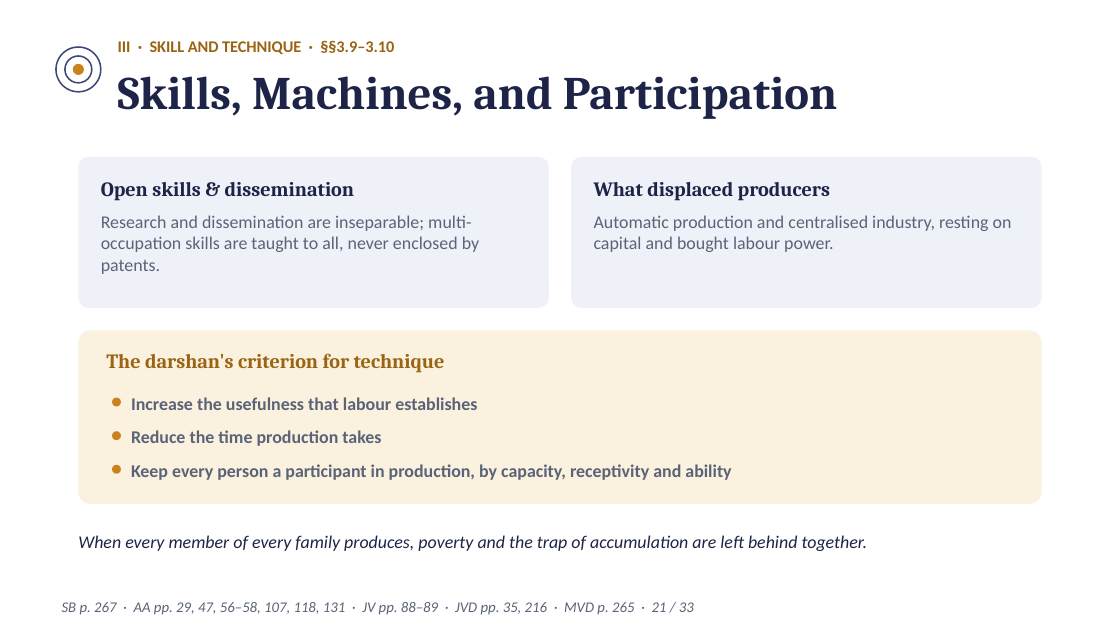
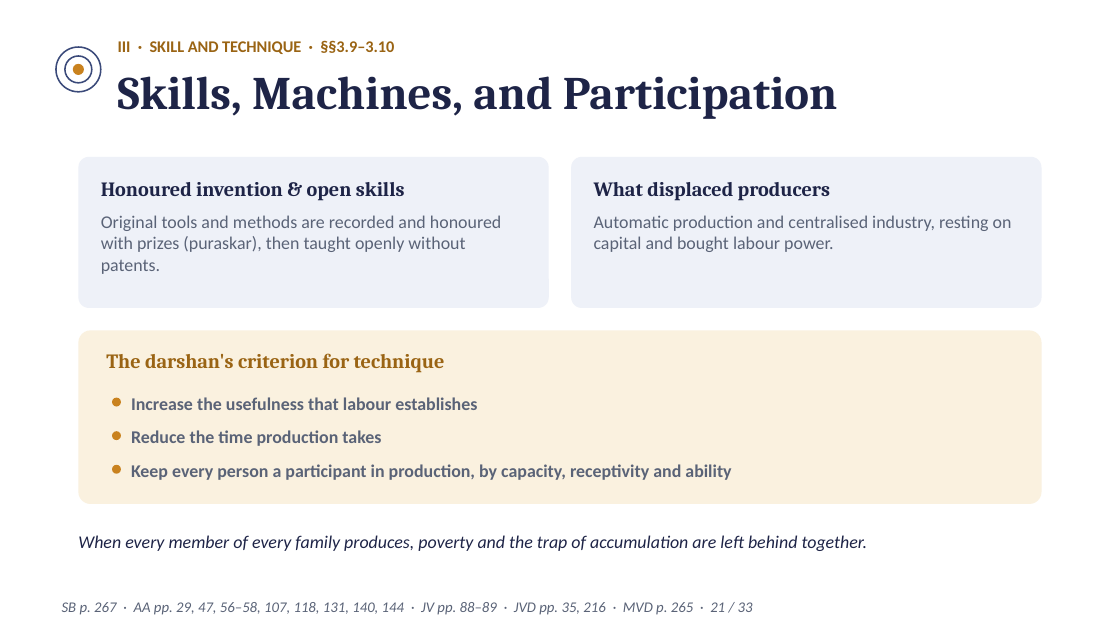
Before and after one commit to raghavamohan/AnalyticMadhyasthDarshan, a slide deck: slide 21 of Studies/Prosperity-Economics-And-Right-Use/Prosperity-Economics-And-Right-Use-Madhyasth-Darshan.pptx. Drawn at 1120x630 pixels with LibreOffice and Linux fonts; fonts in the diff are those of the drawing. Boxes give left, top, right and bottom in pixels: in the first picture for what was removed or moved away, otherwise in the second. Text is boxed around its words. In the diff, an @@ line names an element or a change of style, - is before the commit and + after.

Commit message:
Address skill, invention, Marx labour certificates, and reader questions in Prosperity Economics

```diff
--- a/Studies/Prosperity-Economics-And-Right-Use/Prosperity-Economics-And-Right-Use-Madhyasth-Darshan.pptx
+++ b/Studies/Prosperity-Economics-And-Right-Use/Prosperity-Economics-And-Right-Use-Madhyasth-Darshan.pptx
@@ text at [101, 182, 405, 201]: text changed @@
-Open skills & dissemination
+Honoured invention & open skills
@@ text at [101, 215, 501, 274]: text changed @@
-Research and dissemination are inseparable; multi-occupation skills are taught to all, never enclosed by patents.
+Original tools and methods are recorded and honoured with prizes (puraskar), then taught openly without patents.
@@ text at [62, 602, 753, 615]: text changed @@
-SB p. 267 · AA pp. 29, 47, 56–58, 107, 118, 131 · JV pp. 88–89 · JVD pp. 35, 216 · MVD p. 265 · 21 / 33
+SB p. 267 · AA pp. 29, 47, 56–58, 107, 118, 131, 140, 144 · JV pp. 88–89 · JVD pp. 35, 216 · MVD p. 265 · 21 / 33
```
Also in this commit, not shown: 1 other slide changed, 14 other files.
